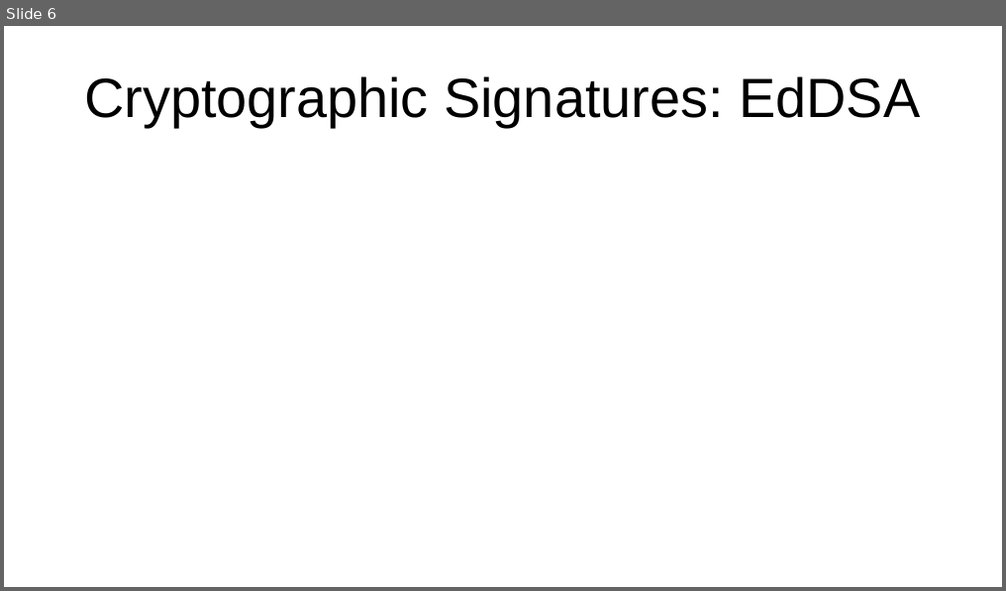
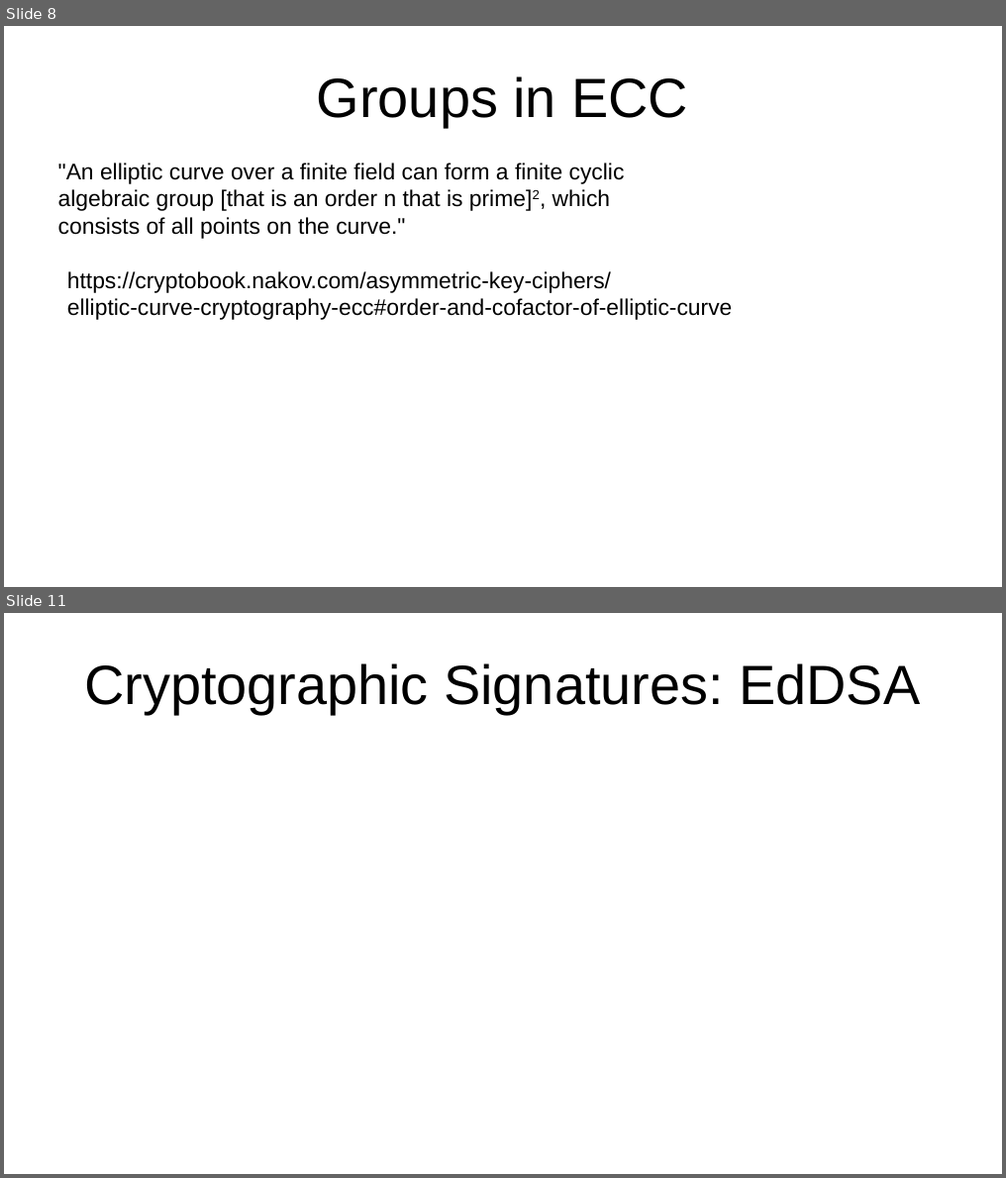
Before and after one commit to bshambaugh/Explorations-of-Category-Theory-for-Self-Sovereign-Identity, a slide deck: resources/IIW35_fA2022_cat_theory_for_SSI.odp. Shown one above the other, each under a label of ours: slide 6 before the commit, slides 8 and 11 after it; the slides between them are not shown. The pictures are 1006x591 and 1006x1178 pixels, drawn with LibreOffice and Linux fonts; fonts in the diff are those of the drawing. Boxes give left, top, right and bottom in pixels: in the first picture for what was removed or moved away, otherwise in the second. Text is boxed around its words. In the diff, an @@ line names an element or a change of style, - is before the commit and + after.

```diff
--- a/resources/IIW35_fA2022_cat_theory_for_SSI.odp
+++ b/resources/IIW35_fA2022_cat_theory_for_SSI.odp
@@ slide 8 added at (4, 26, 1002, 587), background #FFFFFF @@
@@ title added at (317, 76, 688, 127), 44 pt, text #000000 @@
+Groups in ECC
@@ text added at (58, 163, 625, 239), 18 pt, text #000000 @@
+"Аn elliptic curve over a finite field can form a finite cyclic algebraic group [that is an order n that is prime]2, which consists of all points on the curve."
@@ text added at (67, 272, 733, 320), 18 pt, text #000000 @@
+https://cryptobook.nakov.com/asymmetric-key-ciphers/
+elliptic-curve-cryptography-ecc#order-and-cofactor-of-elliptic-curve
@@ what was slide 6 is now slide 11 @@
```
Also in this commit, not shown: 5 slides changed, 9 other slides added, 3 slides removed, 1 other file.
